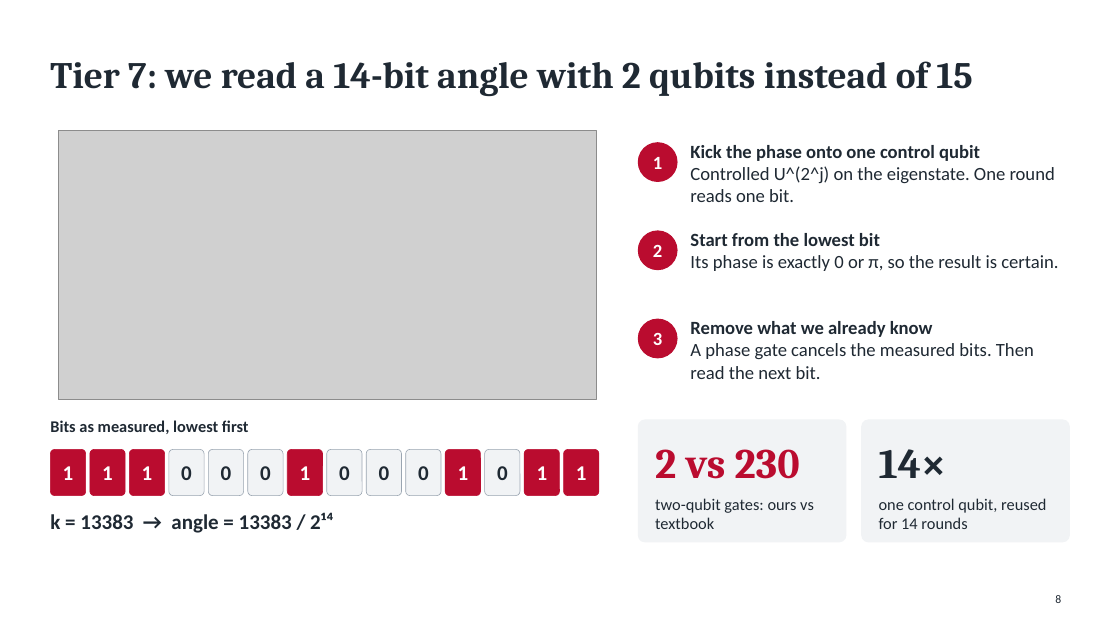
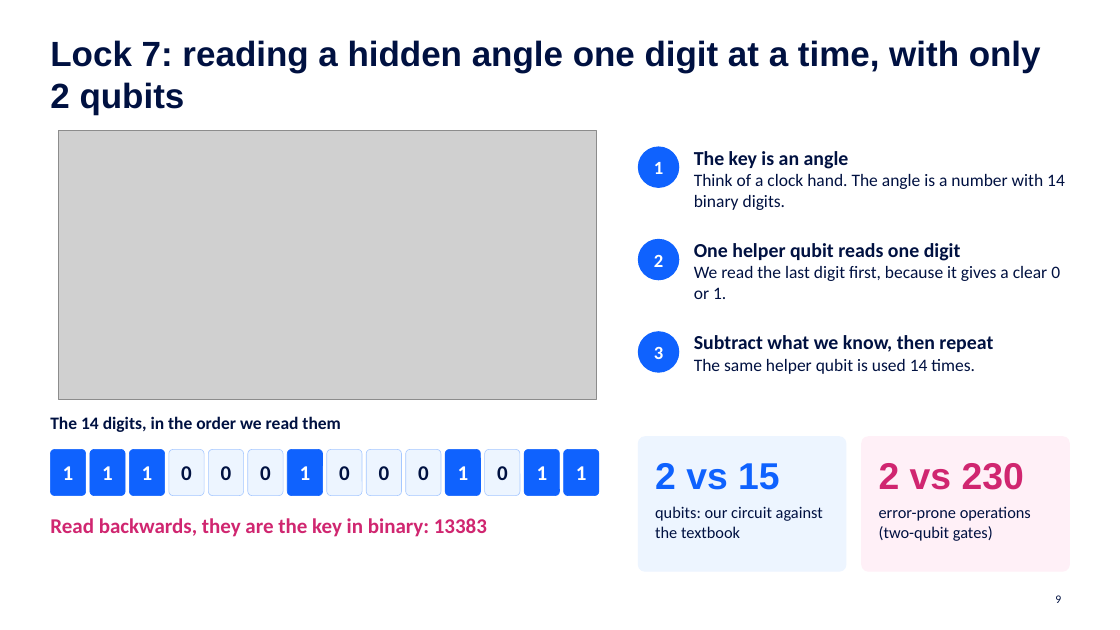
Before and after one commit to QuantumCryptography-at-Qiskit-OSU/Submission, a slide deck: slide 9 of slides/Cryptographers.pptx (slide 8 before the commit). Drawn at 1120x630 pixels with LibreOffice and Linux fonts; fonts in the diff are those of the drawing; grey boxes stand for pictures. Boxes give left, top, right and bottom in pixels: in the first picture for what was removed or moved away, otherwise in the second. Text is boxed around its words. In the diff, an @@ line names an element or a change of style, - is before the commit and + after.

```diff
--- a/slides/Cryptographers.pptx
+++ b/slides/Cryptographers.pptx
@@ title at box(50, 40, 1041, 115): text changed; size 32 to 30 pt; font Cambria to Arial; text colour #1F2933 to #001141 @@
-Tier 7: we read a 14-bit angle with 2 qubits instead of 15
+Lock 7: reading a hidden angle one digit at a time, with only 2 qubits
@@ text "1": place and size @@
-text "1" at box(653, 157, 662, 169)
+text "1" at box(654, 162, 663, 174)
@@ ellipse: place and size @@
-ellipse at box(639, 143, 677, 181)
+ellipse at box(639, 147, 679, 187)
@@ text removed at box(690, 145, 1055, 202) @@
-Kick the phase onto one control qubit
-Controlled U^(2^j) on the eigenstate. One round reads one bit.
@@ text added at box(694, 151, 1065, 210), 15 pt, text #001141 @@
+The key is an angle
+Think of a clock hand. The angle is a number with 14 binary digits.
@@ text "2": place and size @@
-text "2" at box(653, 244, 662, 257)
+text "2" at box(654, 254, 663, 267)
@@ ellipse: place and size @@
-ellipse at box(639, 231, 677, 270)
+ellipse at box(639, 239, 679, 280)
@@ text removed at box(690, 233, 1058, 271) @@
-Start from the lowest bit
-Its phase is exactly 0 or π, so the result is certain.
@@ text added at box(694, 243, 1060, 299), 15 pt, text #001141 @@
+One helper qubit reads one digit
+We read the last digit first, because it gives a clear 0 or 1.
@@ text "3": place and size @@
-text "3" at box(653, 333, 662, 345)
+text "3" at box(654, 347, 663, 359)
@@ ellipse: place and size @@
-ellipse at box(639, 319, 677, 358)
+ellipse at box(639, 332, 679, 372)
@@ fill #BA0C2F to #0F62FE; outline #BA0C2F 1 pt to #0F62FE 1 pt in 3 elements at box(639, 147, 679, 187), box(639, 239, 679, 280), box(639, 332, 679, 372) @@
@@ text at box(694, 335, 993, 374): text changed; size 16 to 15 pt; text colour #1F2933 to #001141 @@
-Remove what we already know
-A phase gate cancels the measured bits. Then read the next bit.
+Subtract what we know, then repeat
+The same helper qubit is used 14 times.
@@ text added at box(50, 416, 340, 432), 15 pt, text #001141, bold @@
+The 14 digits, in the order we read them
@@ text removed at box(50, 420, 249, 434) @@
-Bits as measured, lowest first
@@ rounded rectangle: place and size @@
-rounded rectangle at box(639, 420, 846, 542)
+rounded rectangle at box(639, 437, 846, 571)
@@ rounded rectangle at box(639, 437, 846, 571): fill #F1F3F5 to #EDF5FF; outline #F1F3F5 1 pt to #EDF5FF 1 pt; proportions changed @@
@@ rounded rectangle: place and size @@
-rounded rectangle at box(862, 420, 1070, 542)
+rounded rectangle at box(862, 437, 1070, 571)
@@ rounded rectangle at box(862, 437, 1070, 571): fill #F1F3F5 to #FFF0F7; outline #F1F3F5 1 pt to #FFF0F7 1 pt; proportions changed @@
@@ text "2 vs 230": place and size @@
-text "2 vs 230" at box(655, 449, 800, 479)
+text "2 vs 230" at box(879, 463, 1024, 490)
@@ text "2 vs 230" at box(879, 463, 1024, 490): size 36 to 32 pt, font Cambria to Arial, text colour #BA0C2F to #D02670 @@
@@ text removed at box(879, 449, 946, 478) @@
-14×
@@ text colour #1F2933 to #001141 in 7 elements at box(181, 466, 192, 480), box(221, 466, 232, 480), box(260, 466, 271, 480), box(339, 466, 350, 480), box(379, 466, 390, 480), box(418, 466, 429, 480), box(497, 466, 508, 480) @@
@@ fill #F1F3F5 to #EDF5FF; outline #9AA5B1 0.5 pt to #A6C8FF 0.5 pt in 7 elements at box(169, 450, 204, 496), box(208, 450, 244, 496), box(248, 450, 283, 496), box(327, 450, 362, 496), box(366, 450, 402, 496), box(406, 450, 441, 496), box(485, 450, 520, 496) @@
@@ fill #BA0C2F to #0F62FE; outline #BA0C2F 0.5 pt to #0F62FE 0.5 pt in 7 elements at box(50, 450, 86, 496), box(90, 450, 125, 496), box(129, 450, 165, 496), box(287, 450, 323, 496), box(445, 450, 481, 496), box(524, 450, 560, 496), box(564, 450, 599, 496) @@
@@ text added at box(655, 463, 780, 490), 32 pt, text #0F62FE, bold @@
+2 vs 15
@@ text removed at box(655, 498, 814, 529) @@
-two-qubit gates: ours vs textbook
@@ text added at box(655, 506, 823, 538), 14 pt, text #001141 @@
+qubits: our circuit against the textbook
@@ text removed at box(879, 498, 1046, 529) @@
-one control qubit, reused for 14 rounds
@@ text added at box(879, 506, 1031, 541), 14 pt, text #001141 @@
+error-prone operations (two-qubit gates)
@@ text removed at box(50, 512, 334, 533) @@
-k = 13383 → angle = 13383 / 2¹⁴
@@ text added at box(50, 518, 487, 537), 18 pt, text #D02670, bold @@
+Read backwards, they are the key in binary: 13383
@@ page number at box(1055, 595, 1061, 603): text changed; text colour #1F2933 to #001141 @@
-8
+9
```
Also in this commit, not shown: 17 other slides changed, 7 slides added, 5 slides removed, 16 other files.
